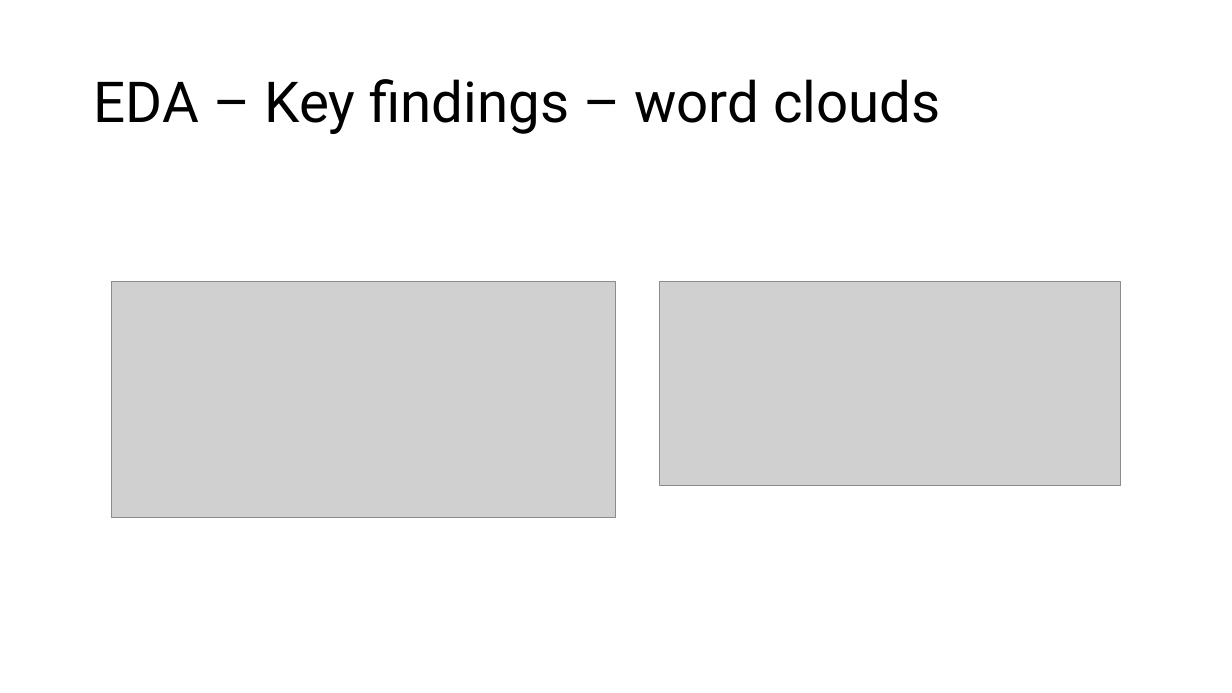
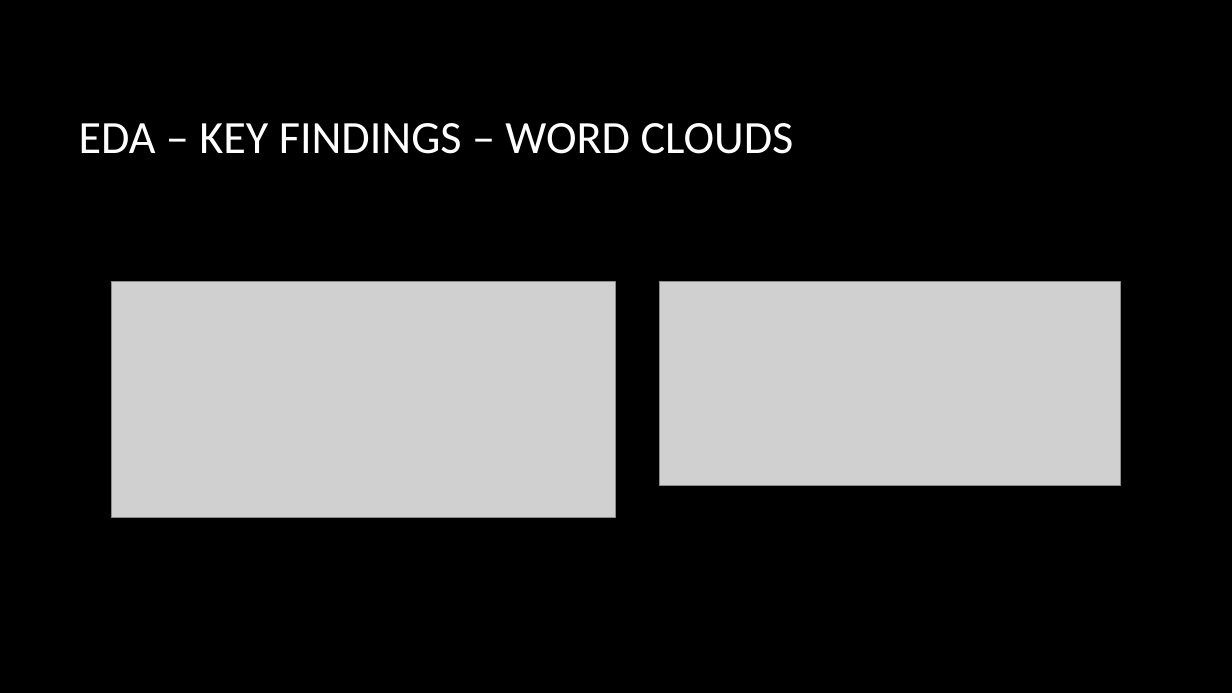
Before and after one commit to mramsundar/IITM-Graded-Projects, a slide deck: slide 7 of Week 31/Week 31 Summary Presentation.pptx. Drawn at 1232x693 pixels with LibreOffice and Linux fonts; fonts in the diff are those of the drawing; grey boxes stand for pictures; background and template pictures are left out. Boxes give left, top, right and bottom in pixels: in the first picture for what was removed or moved away, otherwise in the second. Text is boxed around its words. In the diff, an @@ line names an element or a change of style, - is before the commit and + after.

```diff
--- a/Week 31/Week 31 Summary Presentation.pptx
+++ b/Week 31/Week 31 Summary Presentation.pptx
@@ background #FFFFFF to picture (left out) @@
@@ title at [79,123,794,154]: text changed; size 44 to 36 pt; font Roboto to Calibri; text colour #000000 to #FFFFFF @@
-EDA – Key findings – word clouds
+EDA – KEY FINDINGS – WORD CLOUDS
```
Also in this commit, not shown: 10 other slides changed, 1 slide added, 3 other files.
